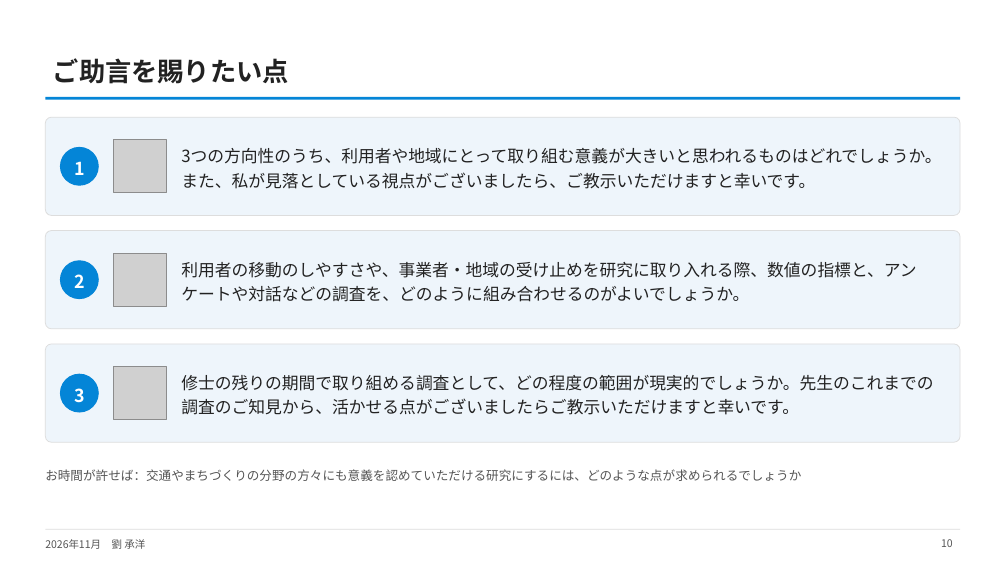
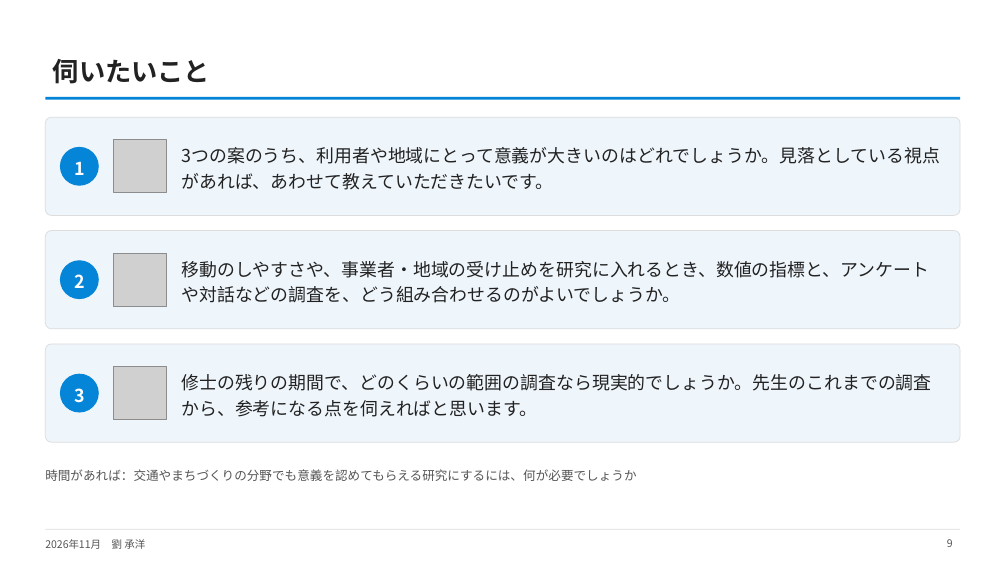
Before and after one commit to CYLIU2003/master-course, a slide deck: slide 9 of outcome/2026-11-16_nishiyama_consult/西山先生へのご相談_最新結果と3本目の柱.pptx (slide 10 before the commit). Drawn at 1008x567 pixels with LibreOffice and Linux fonts; fonts in the diff are those of the drawing; grey boxes stand for pictures. Boxes give left, top, right and bottom in pixels: in the first picture for what was removed or moved away, otherwise in the second. Text is boxed around its words. In the diff, an @@ line names an element or a change of style, - is before the commit and + after.

```diff
--- a/outcome/2026-11-16_nishiyama_consult/西山先生へのご相談_最新結果と3本目の柱.pptx
+++ b/outcome/2026-11-16_nishiyama_consult/西山先生へのご相談_最新結果と3本目の柱.pptx
@@ title at (53,59,210,84): text changed @@
-ご助言を賜りたい点
+伺いたいこと
@@ text at (181,147,939,190): text changed; size 16 to 17 pt @@
-3つの方向性のうち、利用者や地域にとって取り組む意義が大きいと思われるものはどれでしょうか。また、私が見落としている視点がございましたら、ご教示いただけますと幸いです。
+3つの案のうち、利用者や地域にとって意義が大きいのはどれでしょうか。見落としている視点があれば、あわせて教えていただきたいです。
@@ text at (181,261,929,303): text changed; size 16 to 17 pt @@
-利用者の移動のしやすさや、事業者・地域の受け止めを研究に取り入れる際、数値の指標と、アンケートや対話などの調査を、どのように組み合わせるのがよいでしょうか。
+移動のしやすさや、事業者・地域の受け止めを研究に入れるとき、数値の指標と、アンケートや対話などの調査を、どう組み合わせるのがよいでしょうか。
@@ text at (181,374,931,417): text changed; size 16 to 17 pt @@
-修士の残りの期間で取り組める調査として、どの程度の範囲が現実的でしょうか。先生のこれまでの調査のご知見から、活かせる点がございましたらご教示いただけますと幸いです。
+修士の残りの期間で、どのくらいの範囲の調査なら現実的でしょうか。先生のこれまでの調査から、参考になる点を伺えればと思います。
@@ text at (45,469,636,481): text changed @@
-お時間が許せば：交通やまちづくりの分野の方々にも意義を認めていただける研究にするには、どのような点が求められるでしょうか
+時間があれば：交通やまちづくりの分野でも意義を認めてもらえる研究にするには、何が必要でしょうか
@@ page number at (947,539,953,547): text changed @@
-10
+9
```
Also in this commit, not shown: 7 other slides changed, 2 slides removed, 2 other files.
